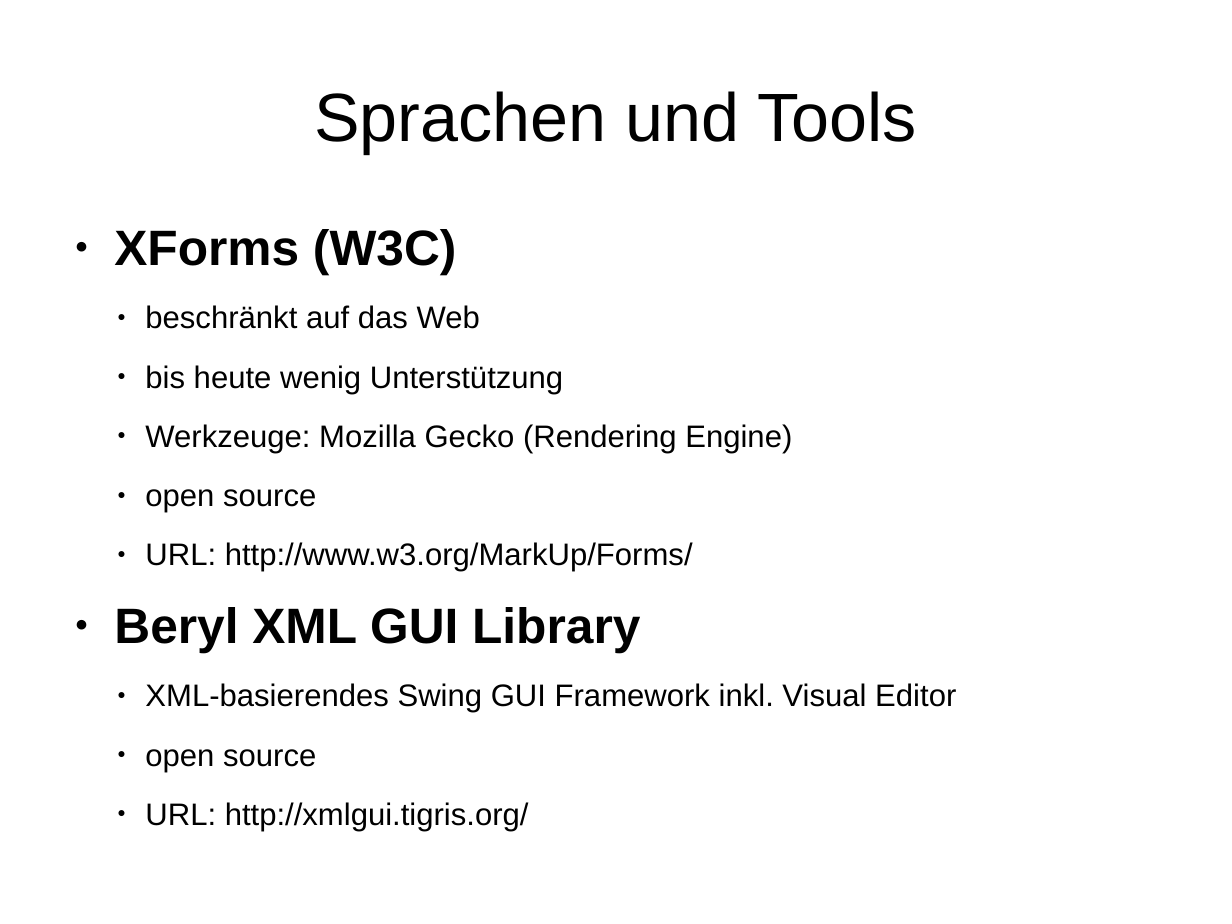
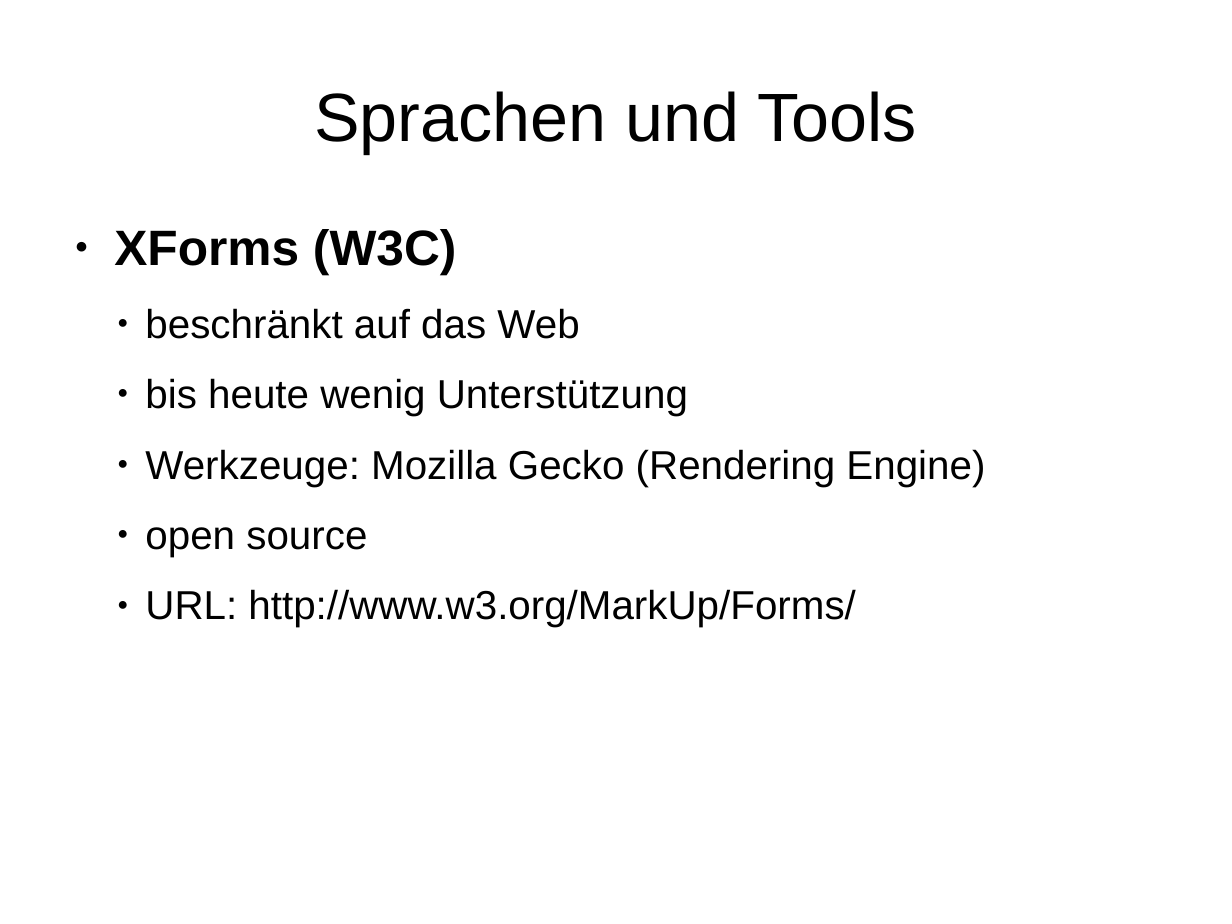
Before and after one commit to hheimbuerger/yaxgl, a slide deck: slide 9 of documents/Praesentationen/Praesentation XML-GUI.odp (slide 8 before the commit). Drawn at 1232x924 pixels with LibreOffice and Linux fonts; fonts in the diff are those of the drawing; background and template pictures are left out. Boxes give left, top, right and bottom in pixels: in the first picture for what was removed or moved away, otherwise in the second. Text is boxed around its words. In the diff, an @@ line names an element or a change of style, - is before the commit and + after.

```diff
--- a/documents/Praesentationen/Praesentation XML-GUI.odp
+++ b/documents/Praesentationen/Praesentation XML-GUI.odp
@@ text at <box>145,308,985,627</box>: size 20 to 26 pt @@
@@ text at <box>114,607,956,831</box>: paragraphs removed @@
-● Beryl XML GUI Library
-● XML-basierendes Swing GUI Framework inkl. Visual Editor
-● open source
-● URL: http://xmlgui.tigris.org/
```
Also in this commit, not shown: 2 other slides changed, 2 slides added, 4 other files.
